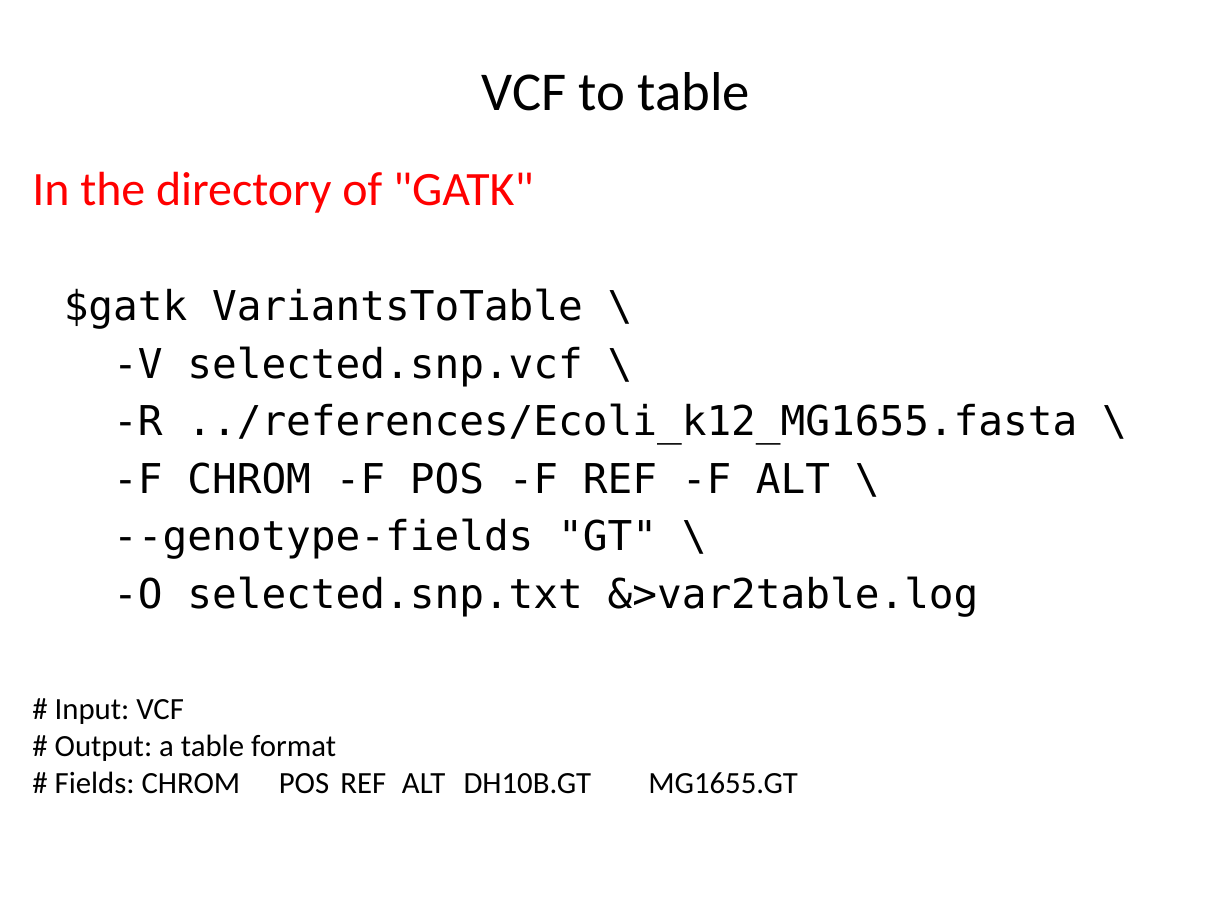
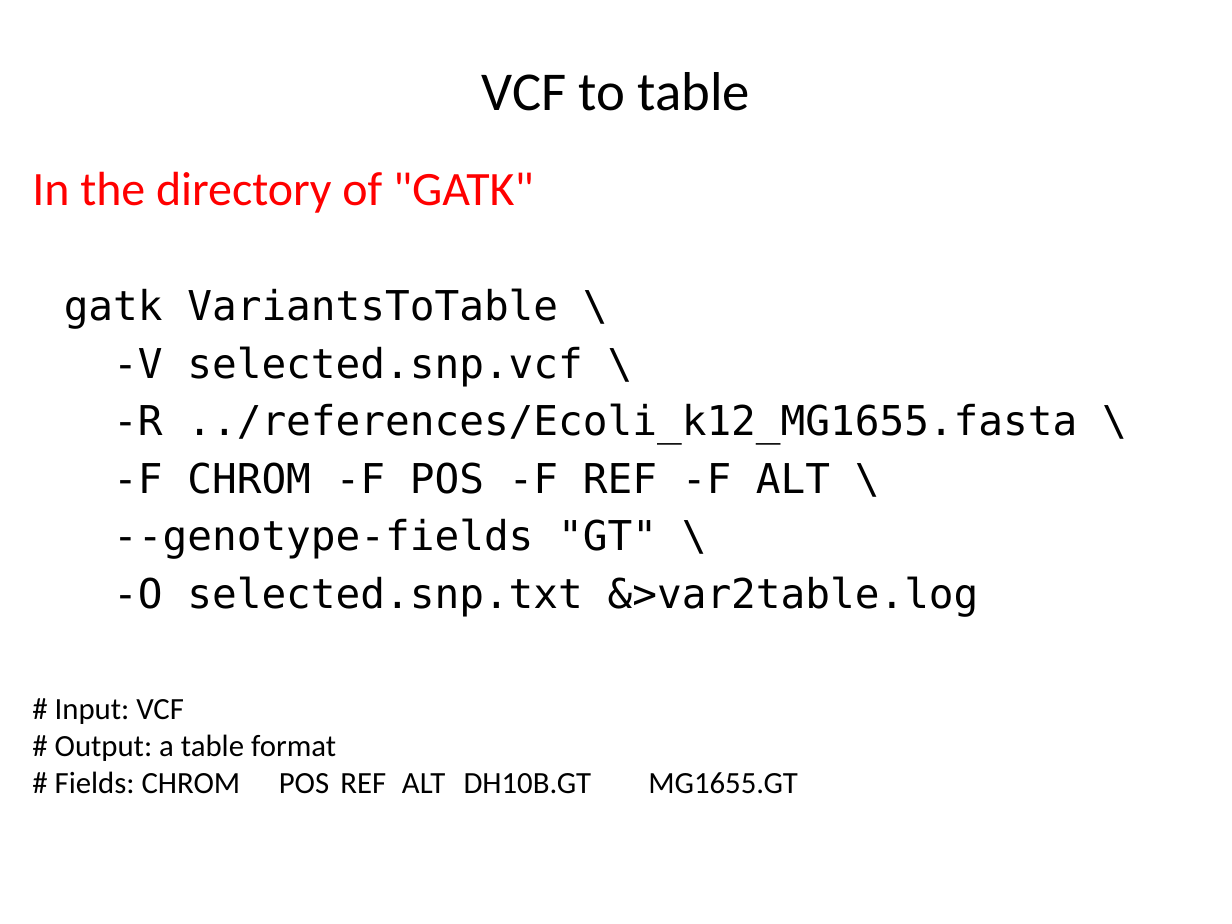
Before and after one commit to liu3zhenlab/teaching, a slide deck: slide 12 of PLPTH813Bioinformatis/2023/labs/lab06_variants.pptx (slide 13 before the commit). Drawn at 1232x924 pixels with LibreOffice and Linux fonts; fonts in the diff are those of the drawing. Boxes give left, top, right and bottom in pixels: in the first picture for what was removed or moved away, otherwise in the second. Text is boxed around its words. In the diff, an @@ line names an element or a change of style, - is before the commit and + after.

```diff
--- a/PLPTH813Bioinformatis/2023/labs/lab06_variants.pptx
+++ b/PLPTH813Bioinformatis/2023/labs/lab06_variants.pptx
@@ text at bbox=[64, 288, 558, 329]: text changed @@
-$gatk VariantsToTable \
+gatk VariantsToTable \
```
Also in this commit, not shown: 7 other slides changed, 1 slide removed, 4 other files.
